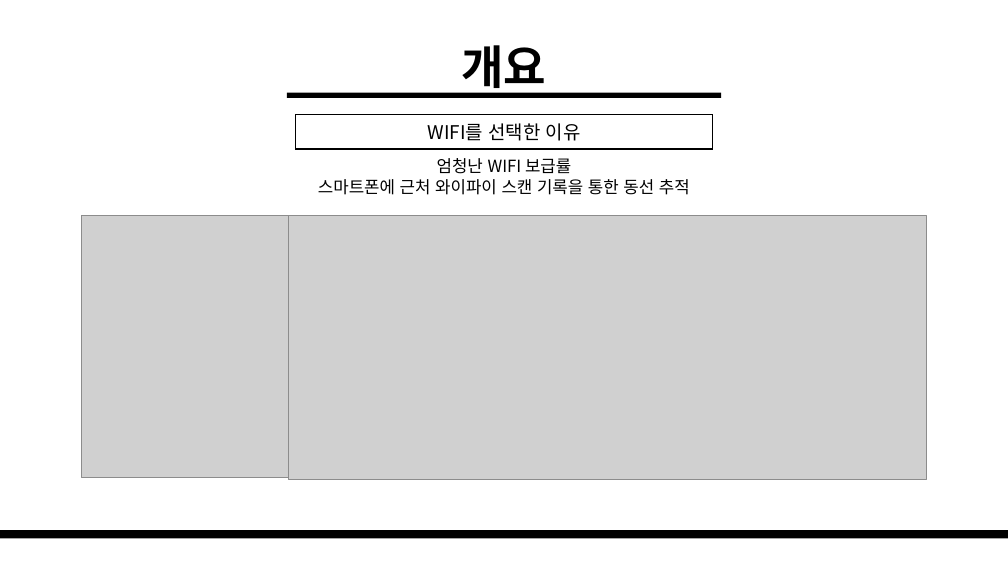
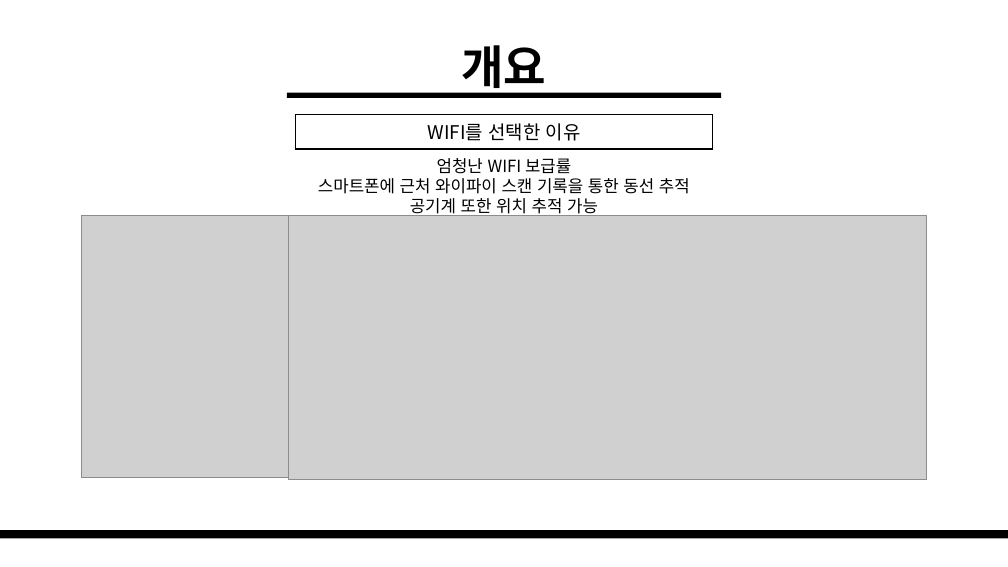
Before and after one commit to namesace0427/Wififorensic, a slide deck: slide 5 of 2016104166_조영호_최종.pptx. Drawn at 1008x567 pixels with LibreOffice and Linux fonts; fonts in the diff are those of the drawing; grey boxes stand for pictures. Boxes give left, top, right and bottom in pixels: in the first picture for what was removed or moved away, otherwise in the second. Text is boxed around its words. In the diff, an @@ line names an element or a change of style, - is before the commit and + after.

Commit message:
발표자료 수정

```diff
--- a/2016104166_조영호_최종.pptx
+++ b/2016104166_조영호_최종.pptx
@@ text at (410, 198, 598, 217): paragraph added @@
+공기계 또한 위치 추적 가능
```
